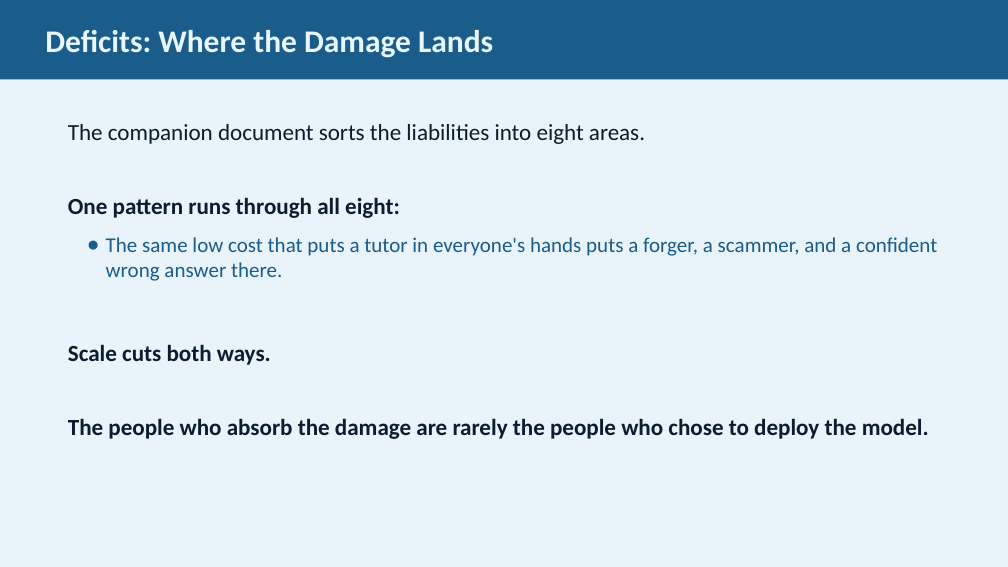
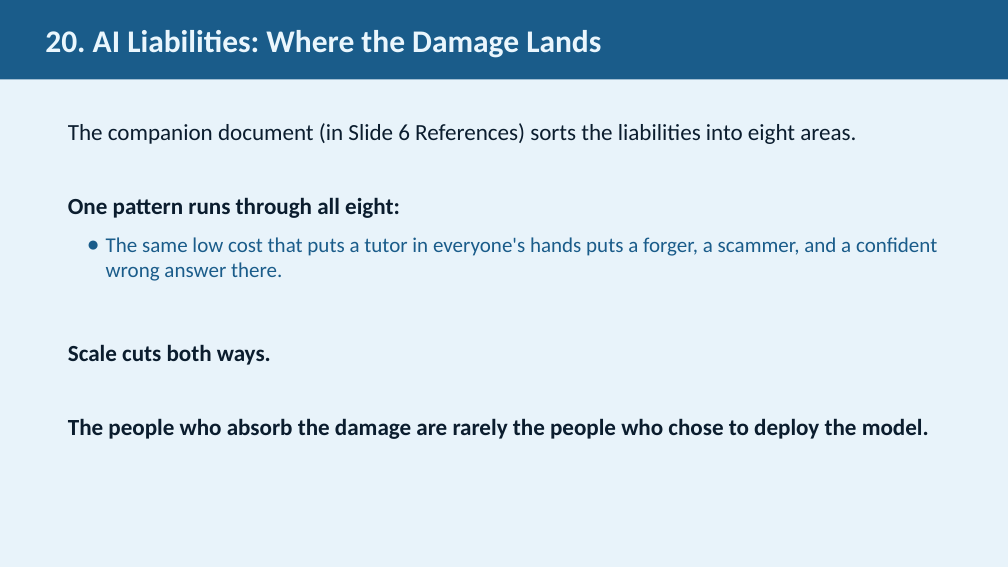
Before and after one commit to JimFawcett/NewSite, a slide deck: slide 20 of AI Presentation 2026/AI_Presentation.pptx (slide 19 before the commit). Drawn at 1008x567 pixels with LibreOffice and Linux fonts; fonts in the diff are those of the drawing. Boxes give left, top, right and bottom in pixels: in the first picture for what was removed or moved away, otherwise in the second. Text is boxed around its words. In the diff, an @@ line names an element or a change of style, - is before the commit and + after.

```diff
--- a/AI Presentation 2026/AI_Presentation.pptx
+++ b/AI Presentation 2026/AI_Presentation.pptx
@@ text in rectangle at box(45, 30, 601, 58): text changed @@
-Deficits: Where the Damage Lands
+20. AI Liabilities: Where the Damage Lands
@@ text at box(68, 123, 856, 144): text changed @@
-The companion document sorts the liabilities into eight areas.
+The companion document (in Slide 6 References) sorts the liabilities into eight areas.
```
Also in this commit, not shown: 28 other slides changed, 2 slides added, 15 other files.
